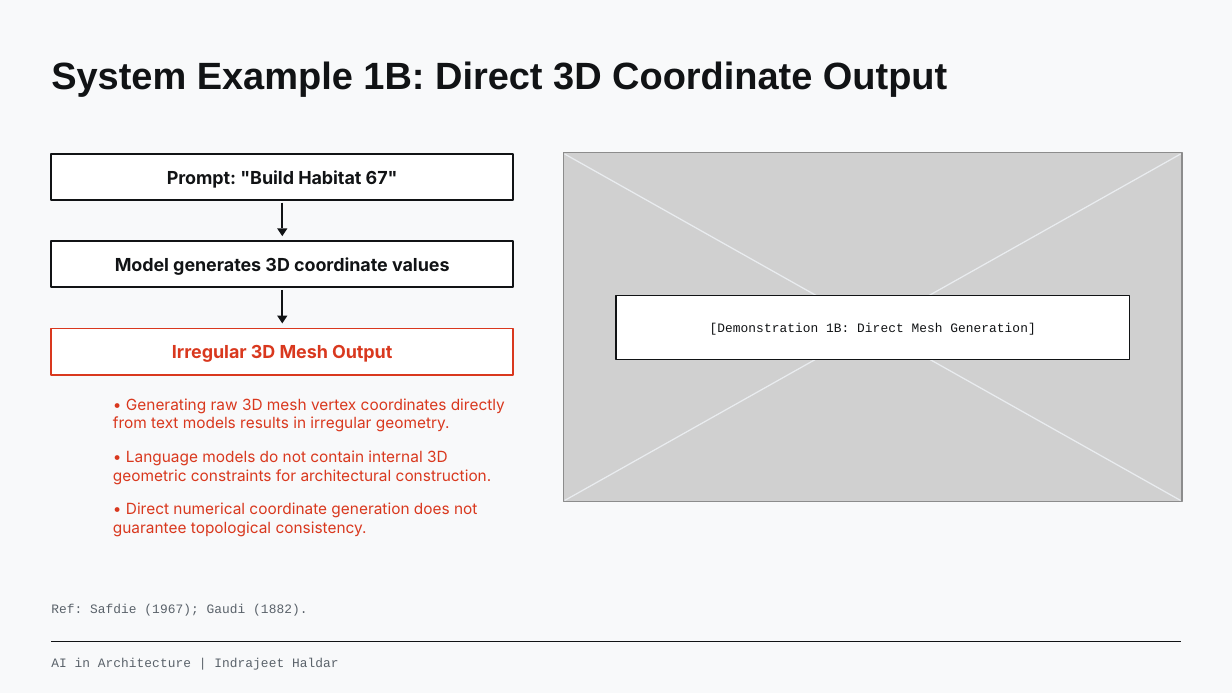
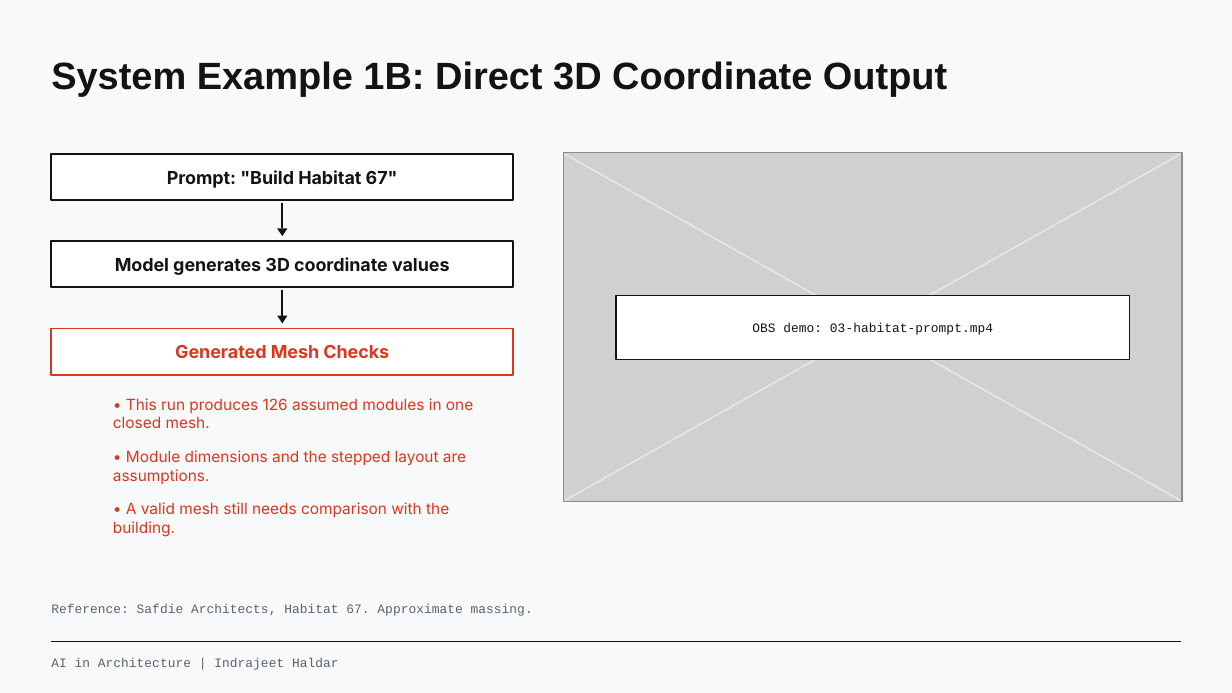
Before and after one commit to range-et/AI_arch_resources, a slide deck: slide 17 of AI in Architecture - Presentation.pptx. Drawn at 1232x693 pixels with LibreOffice and Linux fonts; fonts in the diff are those of the drawing; grey boxes stand for pictures; background and template pictures are left out. Boxes give left, top, right and bottom in pixels: in the first picture for what was removed or moved away, otherwise in the second. Text is boxed around its words. In the diff, an @@ line names an element or a change of style, - is before the commit and + after.

```diff
--- a/AI in Architecture - Presentation.pptx
+++ b/AI in Architecture - Presentation.pptx
@@ text at box(752, 323, 993, 335): text changed @@
-[Demonstration 1B: Direct Mesh Generation]
+OBS demo: 03-habitat-prompt.mp4
@@ text at box(175, 345, 389, 358): text changed @@
-Irregular 3D Mesh Output
+Generated Mesh Checks
@@ text at box(113, 398, 473, 537): text changed @@
-• Generating raw 3D mesh vertex coordinates directly from text models results in irregular geometry.
-• Language models do not contain internal 3D geometric constraints for architectural construction.
-• Direct numerical coordinate generation does not guarantee topological consistency.
+• This run produces 126 assumed modules in one closed mesh.
+• Module dimensions and the stepped layout are assumptions.
+• A valid mesh still needs comparison with the building.
@@ text at box(51, 604, 533, 616): text changed @@
-Ref: Safdie (1967); Gaudi (1882).
+Reference: Safdie Architects, Habitat 67. Approximate massing.
```
Also in this commit, not shown: 5 other slides changed, 48 other files.
